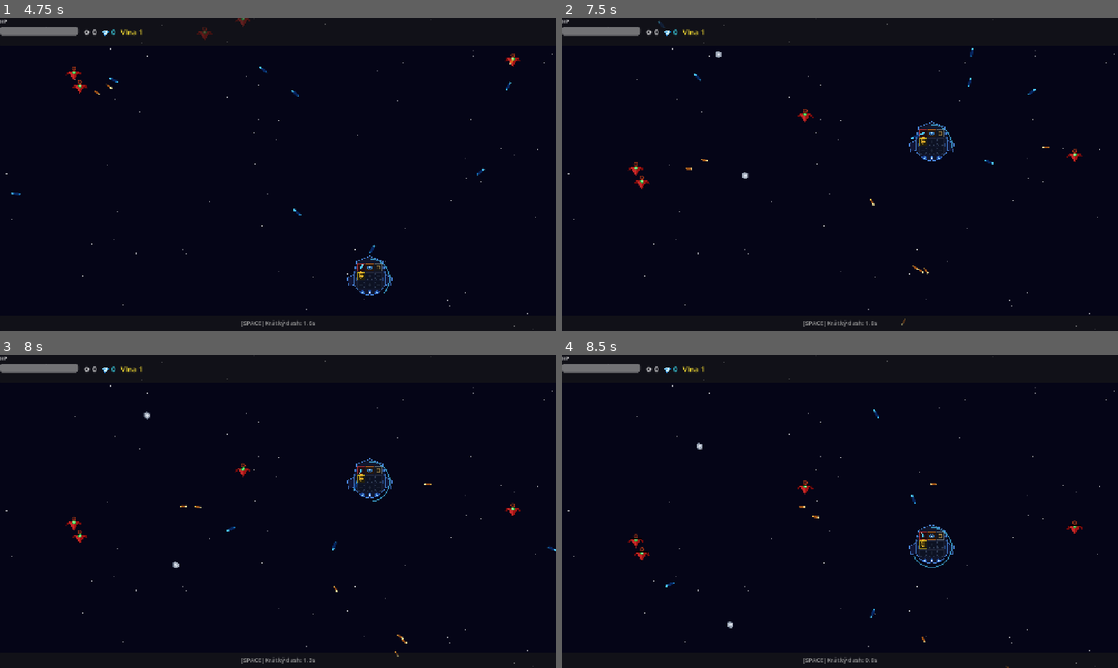
Above: before the commit, frames 1-4 (two rows, left to right).
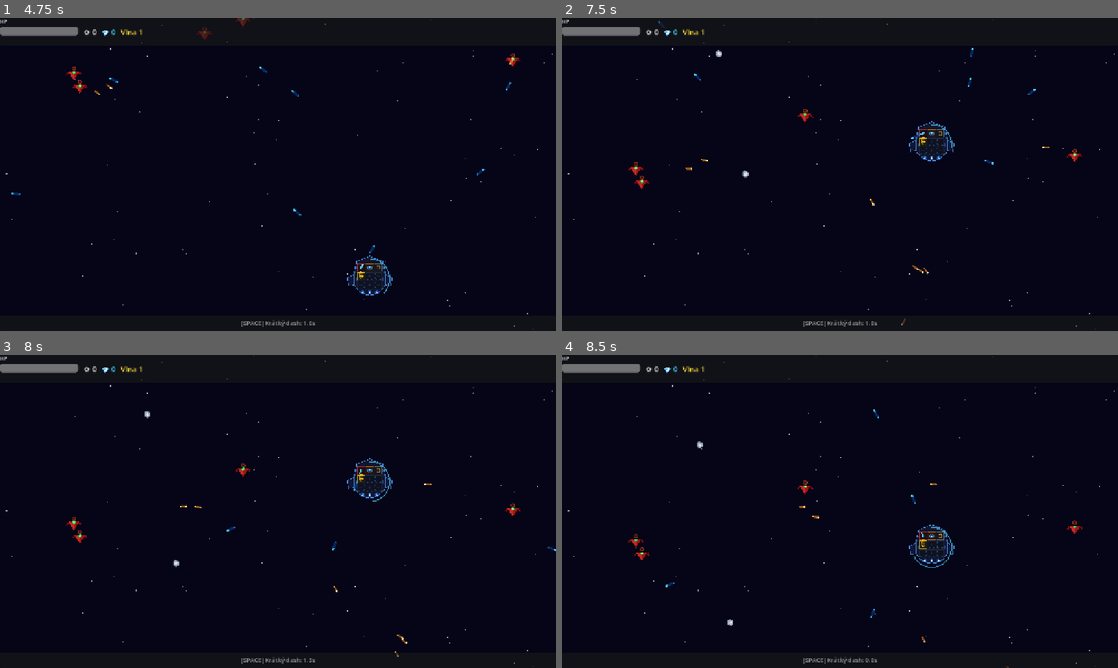
Above: after the commit, the same moments.

Repository: goldy714/Voidascend
Game: Godot game, scene res://scenes/game.tscn
Two runs of this game, one before a commit and one after it. Both use one fixed random seed, a clock stepped at 60 frames per second and the inputs below. This scene is started directly instead of the project's main scene.
Inputs (mouse positions are in pixels of both pictures, inside the frame that each line leads up to):
- Up to frame 1 (4.75 s): tap Enter at 0.5 s; move the mouse to (400, 158) at 0.52 s; hold D 0.53-1.25 s; click (400, 158) at 0.67 s; tap Space at 0.77, 2, 3.77 s; drag from (166, 190) to (266, 52) at 1.27 s; move the mouse to (333, 105) at 2.02 s; hold D 2.03-2.75 s; drag from (250, 237) to (227, 49) at 2.77 s; move the mouse to (444, 221) at 3.52 s; hold A 3.53-4.25 s; drag from (111, 127) to (511, 43) at 4.27 s
- Up to frame 2 (7.5 s): move the mouse to (867, 174) at 5.02 s; hold S 5.03-5.75 s; click (867, 174) at 5.17 s; drag from (756, 96) to (650, 33) at 5.77 s; move the mouse to (962, 158) at 6.52 s; hold W 6.53-7.25 s; tap Space at 6.77 s; drag from (728, 190) to (895, 252) at 7.27 s
- Up to frame 3 (8 s): no input
- Up to frame 4 (8.5 s): move the mouse to (895, 442) at 8.02 s; hold S from 8.03 s (still down)

Frame 1 is identical in both runs. In frame 2, less than 0.1% of the frame differs, in the area x 27-34%, y 10-52%; in frame 3, less than 0.1%, in the area x 25-33%, y 17-68%; in frame 4, less than 0.1%.

Commit message:
Fix Godot launch and runtime errors

Diff:
--- a/scripts/bullet_enemy.gd
+++ b/scripts/bullet_enemy.gd
@@ -13,7 +13,8 @@
 	var cs := CollisionShape2D.new()
 	cs.shape = shape
 	add_child(cs)
-	body_entered.connect(_on_body_entered)
+	if not body_entered.is_connected(_on_body_entered):
+		body_entered.connect(_on_body_entered)
 	rotation = direction.angle() + PI / 2.0
 
 	var spr := Sprite2D.new()
--- a/scripts/bullet_player.gd
+++ b/scripts/bullet_player.gd
@@ -24,7 +24,8 @@
 	var cs := CollisionShape2D.new()
 	cs.shape = shape
 	add_child(cs)
-	body_entered.connect(_on_body_entered)
+	if not body_entered.is_connected(_on_body_entered):
+		body_entered.connect(_on_body_entered)
 	rotation = dir.angle() + PI / 2.0
 
 	var spr := Sprite2D.new()
--- a/scripts/module_icon.gd
+++ b/scripts/module_icon.gd
@@ -2,6 +2,8 @@
 
 ## Animated module icon — draws the ShipDraw module graphic inside a coloured tile.
 ## Set module_id before adding to the scene tree.
+
+const ShipDraw = preload("res://scripts/ship_draw.gd")
 
 var module_id: String  = ""
 var icon_scale: float  = 3.2   # px per ShipDraw unit
--- a/scripts/pickup.gd
+++ b/scripts/pickup.gd
@@ -67,3 +67,7 @@
 func attract_to(target: Node2D) -> void:
 	if is_instance_valid(target):
 		attract_to_point(target.global_position, 0.20)
+
+func _on_body_entered(body: Node2D) -> void:
+	if body.has_method("collect") and body.collect(metal, crystals):
+		queue_free()
--- a/scripts/player.gd
+++ b/scripts/player.gd
@@ -6,6 +6,8 @@
 signal crystals_changed(amount: int)
 
 const BULLET_SCENE = preload("res://scenes/bullet_player.tscn")
+const ShipDraw = preload("res://scripts/ship_draw.gd")
+const CollectorArmScript = preload("res://scripts/collector_arm.gd")
 
 # ── Runtime stats (set from GameData in _ready) ─────────────────
 var _stats: Dictionary = {}
@@ -72,7 +74,7 @@
 func _spawn_collector_arms(ship: Dictionary) -> void:
 	# Clear any existing arms (in case stats are recomputed)
 	for n in get_children():
-		if n is CollectorArm:
+		if n.get_script() == CollectorArmScript:
 			n.queue_free()
 	# Only spawn if we can actually collect (need cargo to store it)
 	if not _has_cargo:
@@ -80,7 +82,7 @@
 	var grid: Vector2i = ship.get("grid", Vector2i(3, 3))
 	var origin: Vector2 = ShipDraw.get_grid_origin(grid.x, grid.y)
 	for c: Dictionary in _stats.get("collectors", []):
-		var arm: CollectorArm = CollectorArm.new()
+		var arm := CollectorArmScript.new()
 		arm.arm_type       = c["type"]
 		arm.reach          = c["reach"]
 		arm.attract_radius = c["attract_radius"]
--- a/scripts/ship_draw.gd
+++ b/scripts/ship_draw.gd
@@ -1,4 +1,4 @@
-class_name ShipDraw
+class_name ShipDraw extends RefCounted
 
 # Cell size for module grid and origin offset
 const CELL: float    = 20.0
--- a/scripts/ship_hangar_view.gd
+++ b/scripts/ship_hangar_view.gd
@@ -2,6 +2,8 @@
 ## Fills the left panel of the hangar.
 ## Draws the ship via ShipDraw and overlays transparent interactive slot buttons
 ## exactly on top of each drawn slot.
+
+const ShipDraw = preload("res://scripts/ship_draw.gd")
 
 const SCALE: float = 8.5   # ship draw scale inside this control
 
--- a/scripts/ship_preview.gd
+++ b/scripts/ship_preview.gd
@@ -2,6 +2,8 @@
 ## Draws a live ship preview using ShipDraw.
 ## Place inside a Container; set custom_minimum_size to control area.
 ## The ship is automatically scaled to fill the control and animated.
+
+const ShipDraw = preload("res://scripts/ship_draw.gd")
 
 @export var preview_scale: float = 2.5
 
--- a/scripts/wave_spawner.gd
+++ b/scripts/wave_spawner.gd
@@ -69,10 +69,10 @@
 		var p: Area2D = PICKUP_SCENE.instantiate()
 		p.global_position = pos
 		p.metal = metal
-		get_parent().add_child(p)
+		get_parent().call_deferred("add_child", p)
 
 	if crystals > 0:
 		var p: Area2D = PICKUP_SCENE.instantiate()
 		p.global_position = pos + Vector2(16.0, 0.0)
 		p.crystals = crystals
-		get_parent().add_child(p)
+		get_parent().call_deferred("add_child", p)
